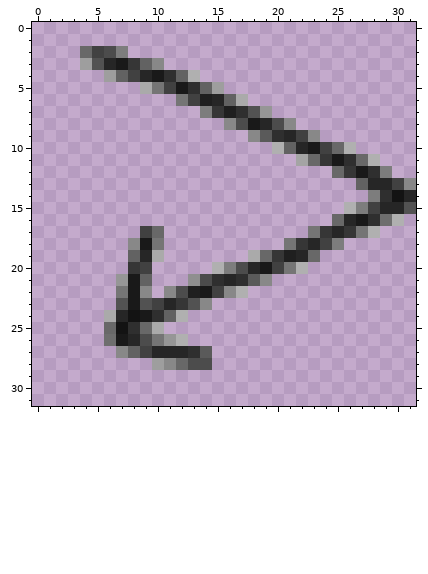
Edited in one commit: pixel-art sprite (dist/ray_tracing.png). Above, as it was before the edit.
The file is 32x32 pixels. Colours within 5 levels of each other are drawn and written as one.
And afterwards:
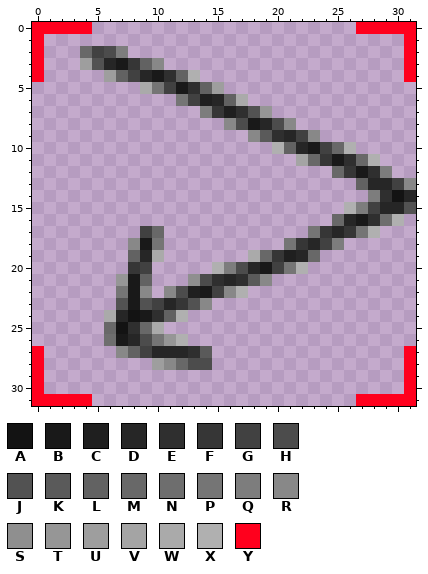
Palette (. is transparent): A #131313  B #191919  C #1f1f1f  D #262626  E #2f2f2f  F #363636  G #414141  H #4c4c4c  J #525252  K #5a5a5a  L #626262  M #686868  N #6e6e6e  P #757575  Q #7d7d7d  R #888888  S #8f8f8f  T #969696  U #9e9e9e  V #a4a4a4  W #aaaaaa  X #b0b0b0  Y #ff001d
Difference:
@@ x 0..31 @@
- 0 ................................
- 1 ................................
- 2 ....MGHQ........................
- 3 ....UJDBFLR.....................
- 4 ......ULGDBELX..................
+ 0 YYYYY......................YYYYY
+ 1 Y..............................Y
+ 2 Y...MGHQ.......................Y
+ 3 Y...UJDBFLR....................Y
+ 4 Y.....ULGDBELX.................Y
  5 .........WPGBELU................
@@ x 0..31 @@
 26 ......NBDHPTX...................
-27 .......RLGDDDEK.................
-28 ..........URMHH.................
-29 ................................
-30 ................................
-31 ................................
+27 Y......RLGDDDEK................Y
+28 Y.........URMHH................Y
+29 Y..............................Y
+30 Y..............................Y
+31 YYYYY......................YYYYY
